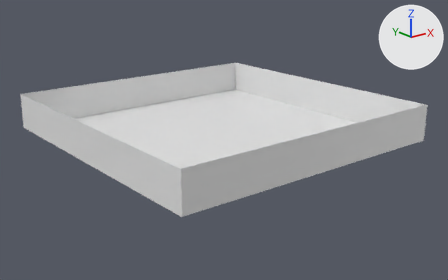
The Blender file chrimbas/models/scene.blend: old version first, new version second.
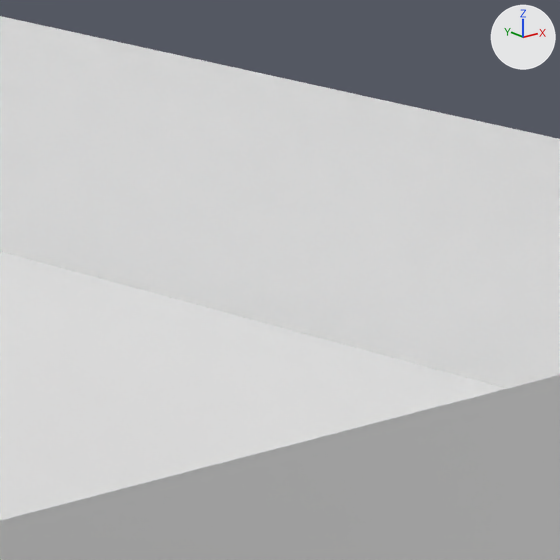
Each version is shown whole from a camera (50 mm lens) standing at (-12.62, -18.42, 10.11) and looking at (8.09, 7.46, -0.25), then close up on the part from 65% to 81% of the width and 26% to 52% of the height. Lighting does not change. The marker at upper right points along +X, +Y and +Z.

Objects in the first close-up: 'Fences', 'Floor'.
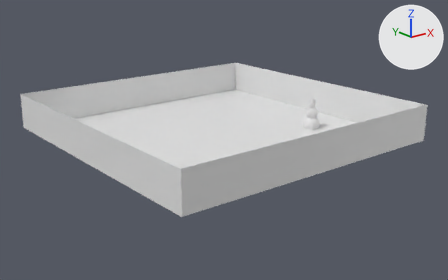
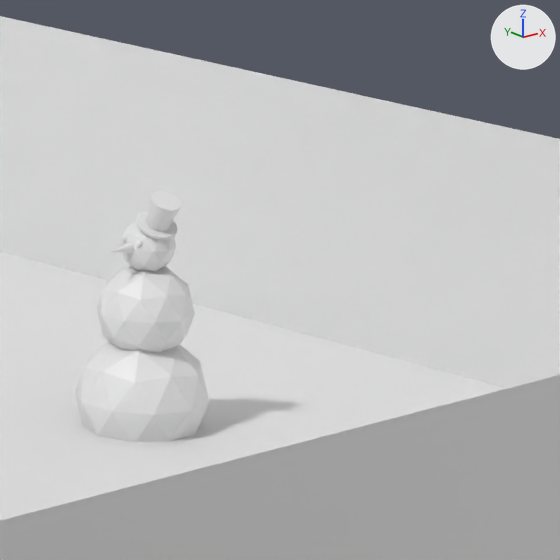
What differs and where, as boxes (x1, y1, x2, y2) in the close-ups (560 x 560 px):
'Body', added: after (75, 221, 209, 442)
'Hat', added: after (136, 191, 181, 240)
'Nose', added: after (110, 243, 134, 253)

The change in detail:
Mesh me_cone is new.
It is a 32-sided cone pointing to +z spanning x -1.0..1.0, y -1.0..1.0, z -1.0..1.0.
Mesh me_cylinder_001 is new.
It consists of a 32-sided cut cone along z (radius 1.41 at the low end, 1.0 at the high end) spanning x -1.4..1.4, y -1.4..1.4, z -1.0..1.0; a 32-sided cylinder along z spanning x -1.9..1.9, y -1.9..1.9, z 0.55..0.71.
Mesh me_icosphere is new.
It has 126 vertices, 240 faces and spans x -0.95..0.95, y -1.0..1.0, z -1.0..2.72.
Object 'Nose' (ob_nose) is new; it shows me_cone.
Its location is (12.824, 5.579, 1.387).
Its rotation in degrees is (88, 0, -90).
Its scale is (0.0511, 0.0512, 0.146).
Object 'Hat' (ob_hat) is new; it shows me_cylinder_001.
Its location is (13.073, 5.464, 1.621).
Its rotation in degrees is (26, -2, -6.1).
Its scale is (-0.0811, -0.0811, -0.14).
Object 'Body' (ob_body) is new; it shows me_icosphere.
Its location is (13.082, 5.58, 0.228).
Its scale is (0.498, 0.498, 0.498).
